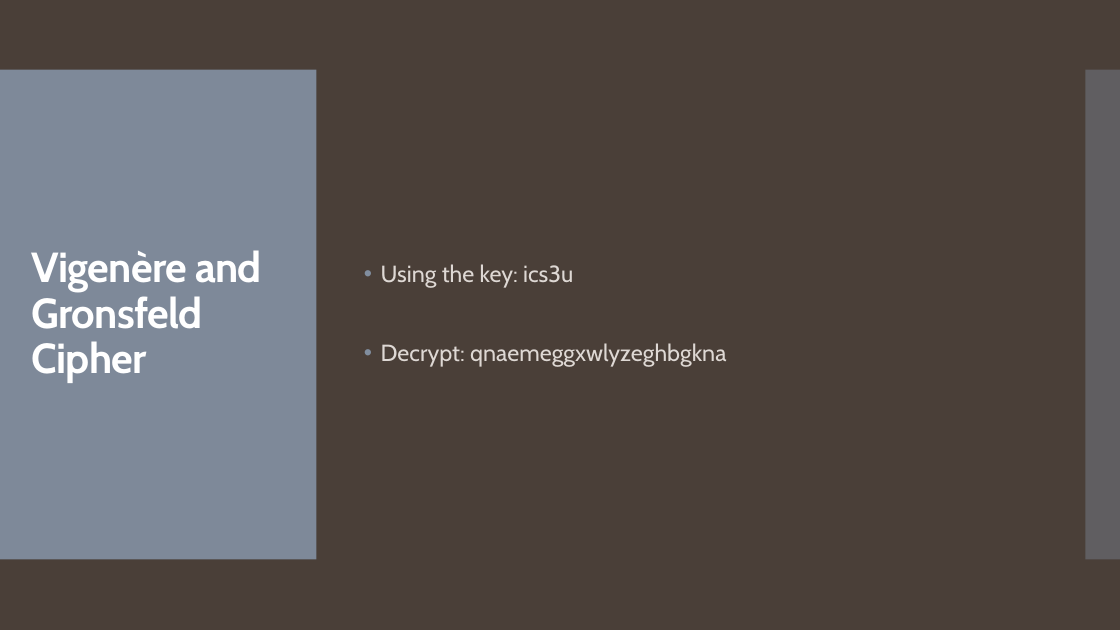
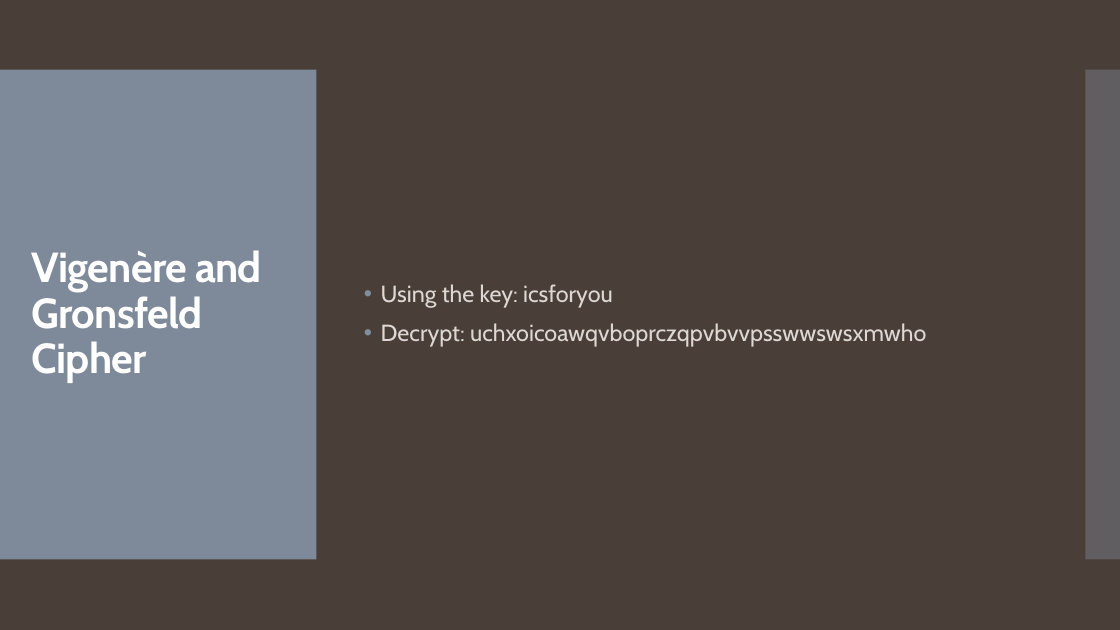
Before and after one commit to kevindeslauriers/Programming-Club, a slide deck: slide 10 of Senior Computer Science Club/src/com.bayviewglen.algorithms/Cipher Problems.pptx. Drawn at 1120x630 pixels with LibreOffice and Linux fonts; fonts in the diff are those of the drawing. Boxes give left, top, right and bottom in pixels: in the first picture for what was removed or moved away, otherwise in the second. Text is boxed around its words. In the diff, an @@ line names an element or a change of style, - is before the commit and + after.

Commit message:
Updated Cipher Questions and PPT

```diff
--- a/Senior Computer Science Club/src/com.bayviewglen.algorithms/Cipher Problems.pptx
+++ b/Senior Computer Science Club/src/com.bayviewglen.algorithms/Cipher Problems.pptx
@@ text at <box>381,284,926,347</box>: text changed @@
-• Using the key: ics3u
-• Decrypt: qnaemeggxwlyzeghbgkna
+• Using the key: icsforyou
+• Decrypt: uchxoicoawqvboprczqpvbvvpsswwswsxmwho
```
Also in this commit, not shown: 1 other slide changed, 1 other file.
